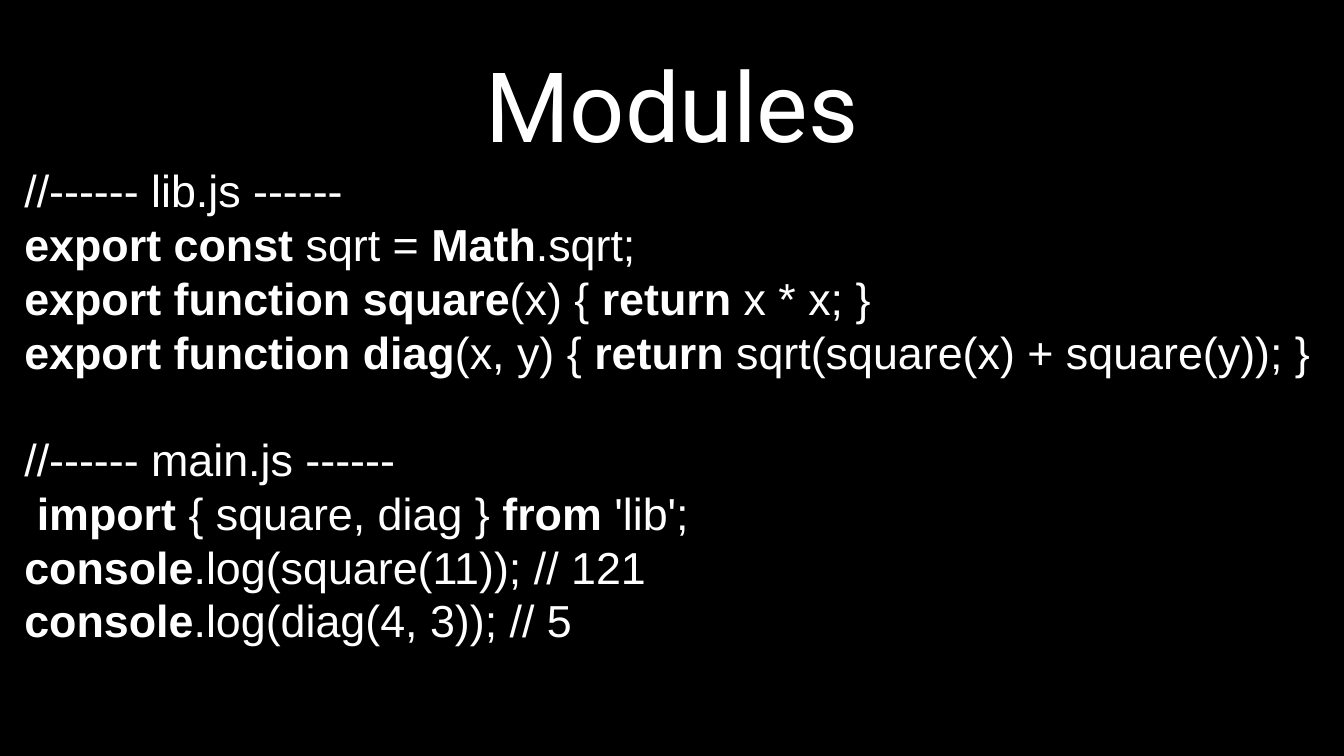
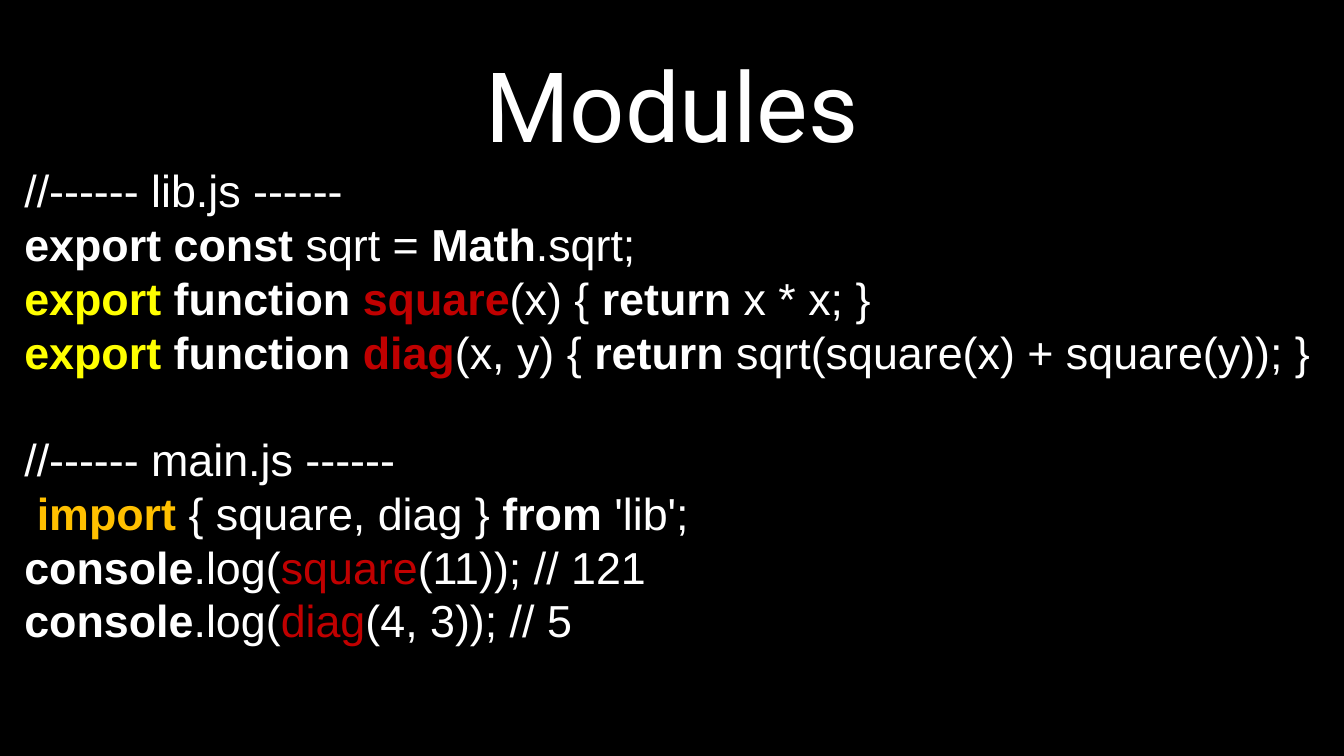
Before and after one commit to petereijgermans11/frontend-cursus, a slide deck: slide 24 of frontend-cursus/ 4 - ECMAScript 6 node-browser.pptx. Drawn at 1344x756 pixels with LibreOffice and Linux fonts; fonts in the diff are those of the drawing. Boxes give left, top, right and bottom in pixels: in the first picture for what was removed or moved away, otherwise in the second. Text is boxed around its words. In the diff, an @@ line names an element or a change of style, - is before the commit and + after.

```diff
--- a/frontend-cursus/ 4 - ECMAScript 6 node-browser.pptx
+++ b/frontend-cursus/ 4 - ECMAScript 6 node-browser.pptx
@@ text at [24,282,1283,646]: text colour #FFFFFF to #FFFF00 in "export", "export"; text colour #FFFFFF to #C00000 in "square(x)", "diag(x,", "console.log(square(11));", "console.log(diag(4,"; text colour #FFFFFF to #FFC000 in "import" @@
```
Also in this commit, not shown: 4 other slides changed, 5 other files.
